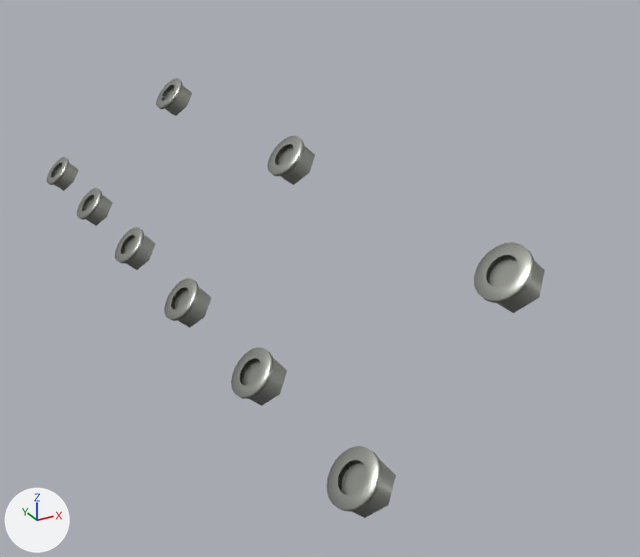
A saved change to the glTF model public/parts/valve-cover-nuts-lower-right.glb.
Camera for both pictures: a camera (50 mm lens) standing at (187.0, -322.0, 49.0) and looking at (335.0, -52.0, -86.0). Every picture has the same lights, and +X, +Y and +Z are marked at lower left. The first picture is the older version.

Script lines for the objects in view, before the commit:
```python
ob_mesh_0_001 = bpy.data.objects.new('Mesh_0.001', me_mesh_0)
ob_mesh_0_001.parent = ob_valve_cover_nuts_lower_right_inst0
ob_mesh_0_001.location = (282.9, 66.2, -84.74)
ob_mesh_0_001.rotation_euler = (0.0, 2.306, 0.0)  # degrees (0, 132, 0)
ob_mesh_0_001.scale = (8.0, 8.0, 8.0)
ob_mesh_0_002 = bpy.data.objects.new('Mesh_0.002', me_mesh_0)
ob_mesh_0_002.parent = ob_valve_cover_nuts_lower_right_inst0
ob_mesh_0_002.location = (324.5, 66.2, -38.77)
ob_mesh_0_002.rotation_euler = (0.0, 2.306, 0.0)  # degrees (0, 132, 0)
ob_mesh_0_002.scale = (8.0, 8.0, 8.0)
ob_mesh_0_003 = bpy.data.objects.new('Mesh_0.003', me_mesh_0)
ob_mesh_0_003.parent = ob_valve_cover_nuts_lower_right_inst0
ob_mesh_0_003.location = (282.9, 7.4, -84.74)
ob_mesh_0_003.rotation_euler = (0.0, 2.306, 0.0)  # degrees (0, 132, 0)
ob_mesh_0_003.scale = (8.0, 8.0, 8.0)
ob_mesh_0_004 = bpy.data.objects.new('Mesh_0.004', me_mesh_0)
ob_mesh_0_004.parent = ob_valve_cover_nuts_lower_right_inst0
ob_mesh_0_004.location = (282.9, -51.4, -84.74)
ob_mesh_0_004.rotation_euler = (0.0, 2.306, 0.0)  # degrees (0, 132, 0)
ob_mesh_0_004.scale = (8.0, 8.0, 8.0)
ob_mesh_0_005 = bpy.data.objects.new('Mesh_0.005', me_mesh_0)
ob_mesh_0_005.parent = ob_valve_cover_nuts_lower_right_inst0
ob_mesh_0_005.location = (324.5, -51.4, -38.77)
ob_mesh_0_005.rotation_euler = (0.0, 2.306, 0.0)  # degrees (0, 132, 0)
ob_mesh_0_005.scale = (8.0, 8.0, 8.0)
ob_mesh_0_007 = bpy.data.objects.new('Mesh_0.007', me_mesh_0)
ob_mesh_0_007.parent = ob_valve_cover_nuts_lower_right_inst0
ob_mesh_0_007.location = (282.9, -169.0, -84.74)
ob_mesh_0_007.rotation_euler = (0.0, 2.306, 0.0)  # degrees (0, 132, 0)
ob_mesh_0_007.scale = (8.0, 8.0, 8.0)
ob_mesh_0_008 = bpy.data.objects.new('Mesh_0.008', me_mesh_0)
ob_mesh_0_008.parent = ob_valve_cover_nuts_lower_right_inst0
ob_mesh_0_008.location = (324.5, -169.0, -38.77)
ob_mesh_0_008.rotation_euler = (0.0, 2.306, 0.0)  # degrees (0, 132, 0)
ob_mesh_0_008.scale = (8.0, 8.0, 8.0)
# also in view: 'Mesh_0.006' at (282.0, -110.0, -84.0)
```
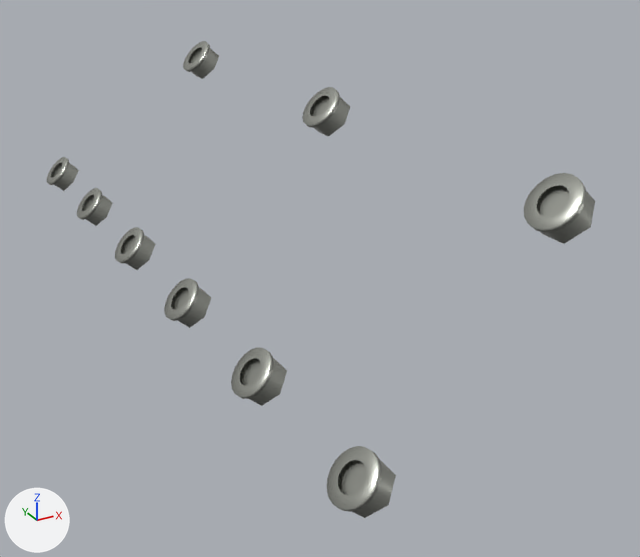
Diff of the bpy script that builds the scene:
```diff
--- a/public/parts/valve-cover-nuts-lower-right.glb.py
+++ b/public/parts/valve-cover-nuts-lower-right.glb.py
@@ ob_mesh_0_001 @@
 ob_mesh_0_001.parent = ob_valve_cover_nuts_lower_right_inst0
-ob_mesh_0_001.location = (282.9, 66.2, -84.74)
+ob_mesh_0_001.location = (338.6, 66.2, -23.2)
 ob_mesh_0_001.rotation_euler = (0.0, 2.306, 0.0)  # degrees (0, 132, 0)
@@ ob_mesh_0_002 @@
 ob_mesh_0_002.parent = ob_valve_cover_nuts_lower_right_inst0
-ob_mesh_0_002.location = (324.5, 66.2, -38.77)
+ob_mesh_0_002.location = (282.9, 66.2, -84.74)
 ob_mesh_0_002.rotation_euler = (0.0, 2.306, 0.0)  # degrees (0, 132, 0)
@@ ob_mesh_0_004 @@
 ob_mesh_0_004.parent = ob_valve_cover_nuts_lower_right_inst0
-ob_mesh_0_004.location = (282.9, -51.4, -84.74)
+ob_mesh_0_004.location = (338.6, -51.4, -23.2)
 ob_mesh_0_004.rotation_euler = (0.0, 2.306, 0.0)  # degrees (0, 132, 0)
@@ ob_mesh_0_005 @@
 ob_mesh_0_005.parent = ob_valve_cover_nuts_lower_right_inst0
-ob_mesh_0_005.location = (324.5, -51.4, -38.77)
+ob_mesh_0_005.location = (282.9, -51.4, -84.74)
 ob_mesh_0_005.rotation_euler = (0.0, 2.306, 0.0)  # degrees (0, 132, 0)
@@ ob_mesh_0_007 @@
 ob_mesh_0_007.parent = ob_valve_cover_nuts_lower_right_inst0
-ob_mesh_0_007.location = (282.9, -169.0, -84.74)
+ob_mesh_0_007.location = (338.6, -169.0, -23.2)
 ob_mesh_0_007.rotation_euler = (0.0, 2.306, 0.0)  # degrees (0, 132, 0)
@@ ob_mesh_0_008 @@
 ob_mesh_0_008.parent = ob_valve_cover_nuts_lower_right_inst0
-ob_mesh_0_008.location = (324.5, -169.0, -38.77)
+ob_mesh_0_008.location = (282.9, -169.0, -84.74)
 ob_mesh_0_008.rotation_euler = (0.0, 2.306, 0.0)  # degrees (0, 132, 0)
```

Changed parts and their boxes (x1, y1, x2, y2) in the pictures (640 x 557 px):
'Mesh_0.007', moved
    before: (327, 446, 396, 518)
    after: (524, 173, 595, 244)
'Mesh_0.008', moved
    before: (474, 242, 545, 313)
    after: (327, 446, 396, 518)
'Mesh_0.004', moved
    before: (164, 278, 211, 328)
    after: (302, 87, 350, 136)
'Mesh_0.005', moved
    before: (267, 135, 315, 185)
    after: (164, 278, 211, 328)
'Mesh_0.001', moved
    before: (77, 188, 113, 226)
    after: (183, 41, 219, 79)
'Mesh_0.002', moved
    before: (156, 78, 192, 116)
    after: (77, 188, 113, 226)
